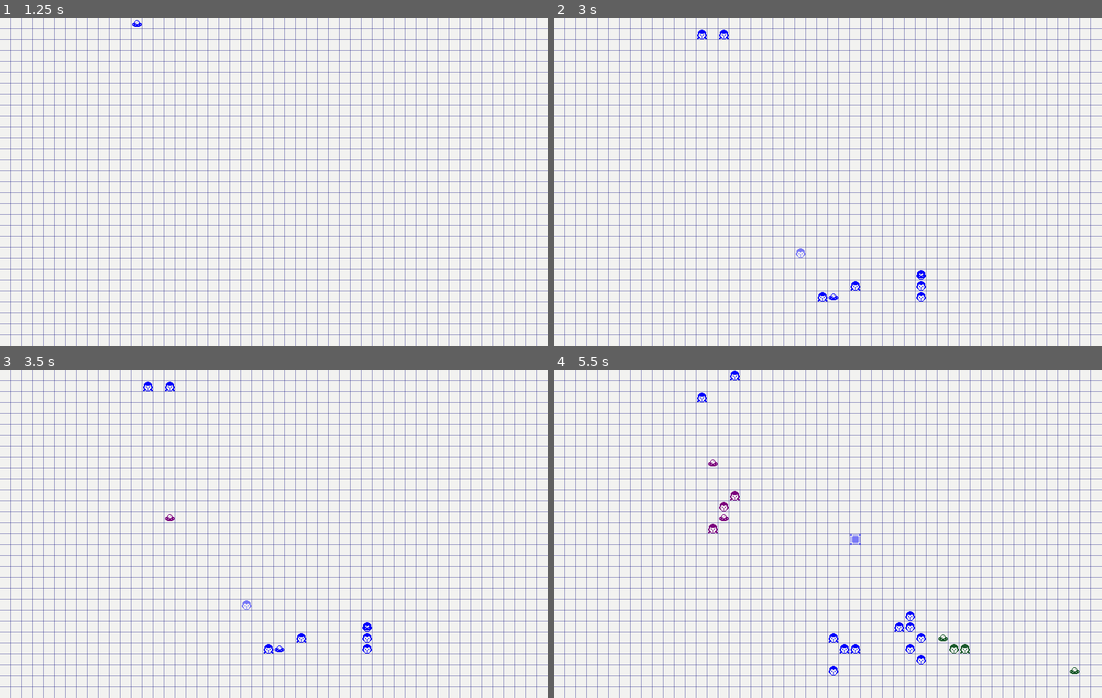
Above: before the commit, frames 1-4 (two rows, left to right).
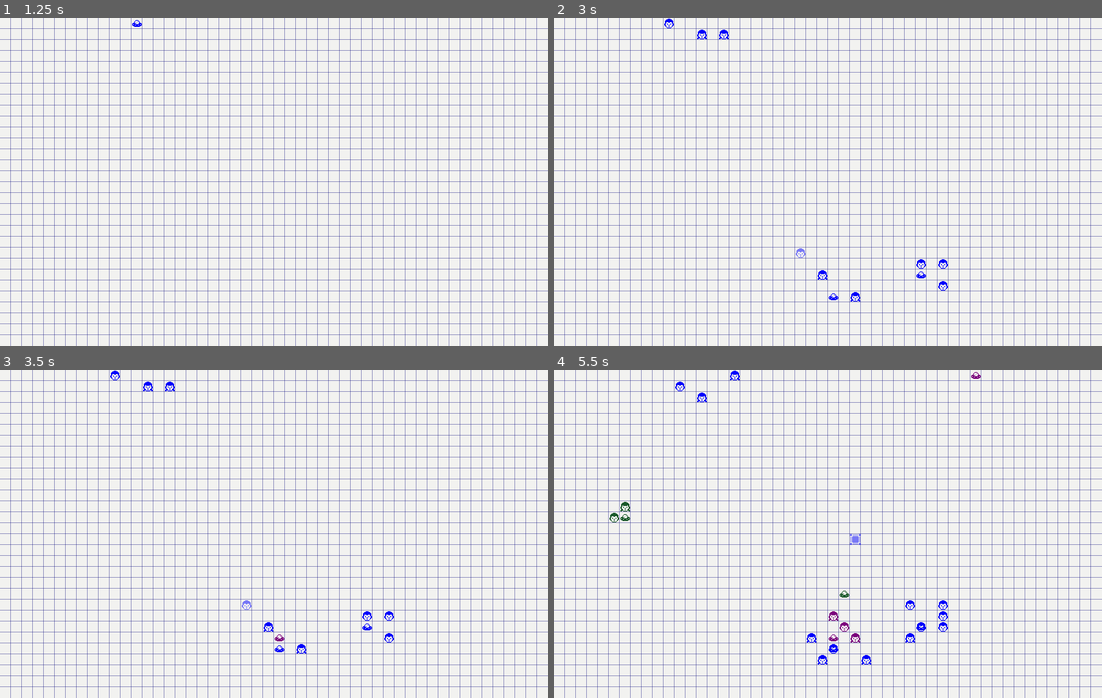
Above: after the commit, the same moments.

Repository: MaxNoragami/ATWS
Game: Godot game, scene res://Scenes/main.tscn
The game is run twice, just before and just after one commit, with the same random seed, the same clock (stepped at 60 frames per second) and the same inputs.
Inputs (mouse positions are in pixels of both pictures, inside the frame that each line leads up to):
- Up to frame 1 (1.25 s): tap Enter at 0.5 s; move the mouse to (394, 165) at 0.52 s; hold H (spawn_ufo) from 0.53 s (still down)
- Up to frame 2 (3 s): tap Space (next_iteration) at 1.25, 1.35, 2.75 s; move the mouse to (718, 198) at 1.27 s; release H (spawn_ufo) at 1.28 s; tap H (spawn_ufo) at 1.55, 2.3 s; tap Enter at 2 s; move the mouse to (882, 109) at 2.02 s; press the mouse at (882, 109) at 2.03 s; move the mouse to (800, 247) at 2.77 s; release the mouse at (800, 247) at 2.78 s; tap A (place_mode) at 2.85 s
- Up to frame 3 (3.5 s): tap H (spawn_ufo) at 3.05 s
- Up to frame 4 (5.5 s): tap Enter at 3.5 s; move the mouse to (992, 583) at 3.52 s; hold H (spawn_ufo) 3.53-4.28 s; tap Space (next_iteration) at 4.25 s; move the mouse to (663, 484) at 4.27 s; tap D (switch_entity) at 4.35 s; tap H (spawn_ufo) at 4.55, 5.3 s; move the mouse to (855, 534) at 5.02 s; hold G (switch_gender) from 5.03 s (still down)

Frame 1 is identical in both runs. In frame 2, 0.3% of the frame differs, in the area x 20-72%, y 0-87%; in frame 3, 0.3%; in frame 4, 1.0%, in the area x 10-96%, y 0-94%.

Commit message:
change nr of rounds and people generated

Diff:
--- a/Scripts/game_loop.gd
+++ b/Scripts/game_loop.gd
@@ -972,8 +972,11 @@
 
 	# Create the UFO
 	var ufo = ufo_scene.instantiate() as UFO
-	ufo.initialize(color, team_name)
-	ufo.position_in_grid = ufo_pos
+
+	# Initialize the UFO with position and game reference
+	ufo.initialize(color, team_name, ufo_pos, self)
+
+	# Set global position based on grid position
 	ufo.global_position = Vector2(ufo_pos.x * Game.CELL_SIZE.x + Game.CELL_SIZE.x / 2,
 							ufo_pos.y * Game.CELL_SIZE.y + Game.CELL_SIZE.y / 2)
 
@@ -986,11 +989,9 @@
 	add_child(ufo)
 	ufos.append(ufo)
 
-	# Mark this position as occupied
-	var pos_string = str(ufo_pos.x) + "," + str(ufo_pos.y)
-	occupied_positions[pos_string] = ufo
-
 	print("UFO spawned for team: ", team_name, " at position: ", ufo_pos)
+
+
 
 # Add this function to process UFOs each iteration
 func process_ufos() -> void:
@@ -1050,14 +1051,12 @@
 	if index != -1:
 		ufos.remove_at(index)
 
-	# Remove from occupied positions
-	var pos_string = str(ufo.position_in_grid.x) + "," + str(ufo.position_in_grid.y)
-	if occupied_positions.has(pos_string) and occupied_positions[pos_string] == ufo:
-		occupied_positions.erase(pos_string)
+	# The occupied position is already cleared in the UFO's process_round method
+	# when remaining_rounds reaches 0
 
 	# Free the UFO node
 	ufo.queue_free()
-	print("UFO disappeared")
+	print("UFO disappeared from position: ", ufo.position_in_grid)
 
 # Signal handler for UFO disappearance
 func on_ufo_disappeared(ufo: UFO) -> void:
--- a/Scripts/ufo.gd
+++ b/Scripts/ufo.gd
@@ -9,9 +9,11 @@
 var team: String = "None"
 
 var position_in_grid: Vector2i
-var remaining_rounds: int = 2
-var max_people_spawned: int = 3
+var remaining_rounds: int = 3
+var max_people_spawned: int = 5
 var people_spawned_this_round: int = 0
+
+var game_node  # Reference to the game node to access occupied positions
 
 func _init(color: Color = Color(1.0, 1.0, 1.0), team_name: String = "None") -> void:
 	ufo_color = color
@@ -29,18 +31,36 @@
 
 	add_child(sprite_node)
 
-func initialize(color: Color, team_name: String) -> void:
+	# Mark this position as occupied
+	if game_node:
+		var pos_string = str(position_in_grid.x) + "," + str(position_in_grid.y)
+		game_node.occupied_positions[pos_string] = self
+
+func initialize(color: Color, team_name: String, grid_pos: Vector2i, game_ref) -> void:
 	ufo_color = color
 	team = team_name
+	position_in_grid = grid_pos
+	game_node = game_ref
 
 	# Update sprite color if it exists
 	if get_child_count() > 0 and get_child(0) is Sprite2D:
 		get_child(0).modulate = ufo_color
 
+	# Mark the cell as occupied
+	if game_node:
+		var pos_string = str(position_in_grid.x) + "," + str(position_in_grid.y)
+		game_node.occupied_positions[pos_string] = self
+
 # Decrement rounds left and return true if UFO should disappear
 func process_round() -> bool:
 	remaining_rounds -= 1
 	people_spawned_this_round = 0
+
+	# If the UFO disappears, free its cell
+	if remaining_rounds <= 0 and game_node:
+		var pos_string = str(position_in_grid.x) + "," + str(position_in_grid.y)
+		game_node.occupied_positions.erase(pos_string)
+
 	return remaining_rounds <= 0
 
 # Try to spawn an entity at a given position
@@ -48,6 +68,11 @@
 	# Check if we've already spawned max people this round
 	if people_spawned_this_round >= max_people_spawned:
 		return false
+
+	# Check if the target position is occupied
+	var pos_string = str(pos.x) + "," + str(pos.y)
+	if pos_string in game_node.occupied_positions:
+		return false  # Prevent spawning over the UFO or other entities
 
 	# Create a new entity
 	var entity = entity_scene.instantiate() as Entity
@@ -77,7 +102,6 @@
 	game_node.entities.append(entity)
 
 	# Mark this position as occupied
-	var pos_string = str(pos.x) + "," + str(pos.y)
 	game_node.occupied_positions[pos_string] = entity
 
 	# If debug mode is on, show possible moves
Not shown, changed: .DS_Store
